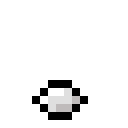
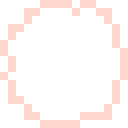
Two versions of the same layered image (w=128, h=128). Layer-by-layer changes:
added group "Explosion" with 27 layers above "Water drop" over [0,0,128,128]
added group "Round" with 7 layers in group "Explosion" over [16,16,112,112]
added group "Flame" with 9 layers in group "Explosion" over [8,0,120,128]
added group "Flame2" with 8 layers in group "Explosion" over [0,0,128,128]
added layer "Layer 9" in group "Flame2" over [0,0,128,128]
hid group "Droplets" (5 layers) over [24,16,96,120]
